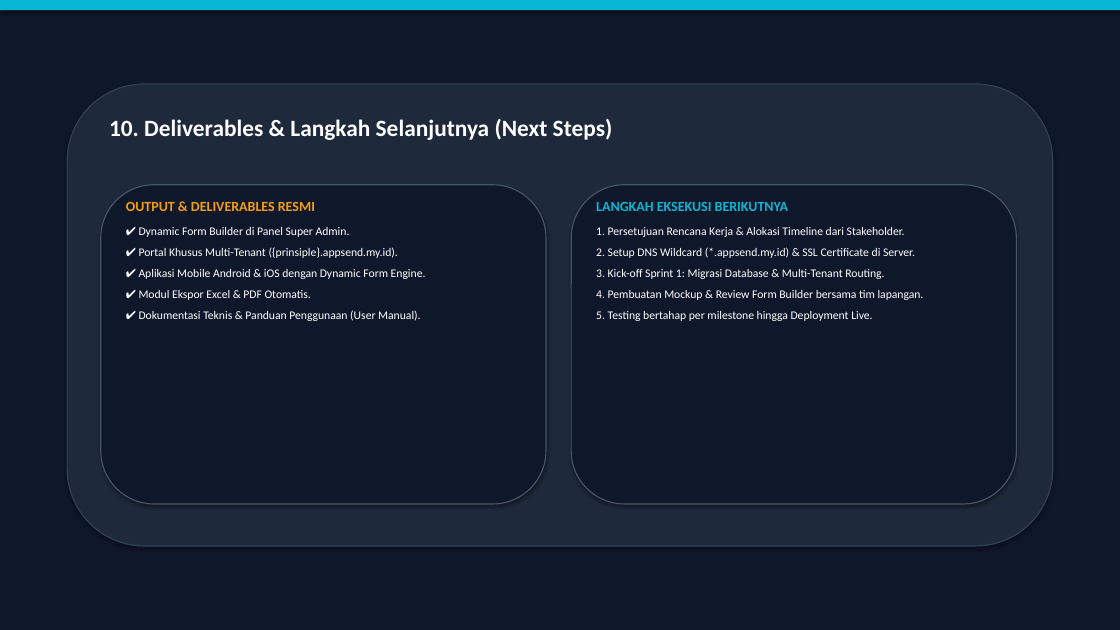
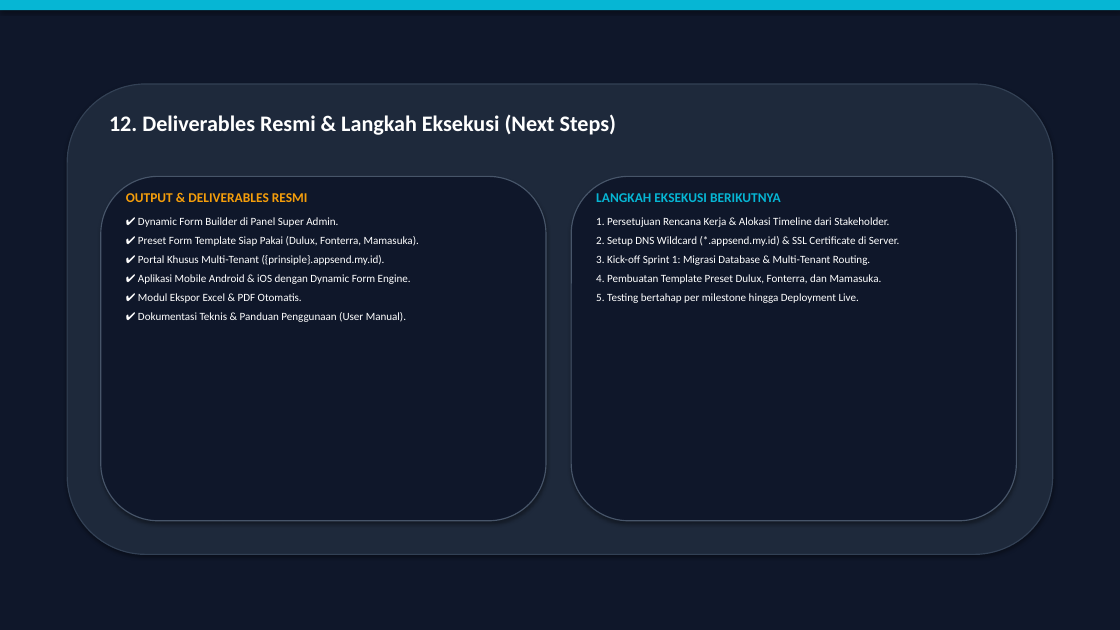
Before and after one commit to digitalgalery-dgsoft/attendaceesa, a slide deck: slide 13 of Plan_Reporting_Custom_Prinsiple_ESA.pptx (slide 11 before the commit). Drawn at 1120x630 pixels with LibreOffice and Linux fonts; fonts in the diff are those of the drawing. Boxes give left, top, right and bottom in pixels: in the first picture for what was removed or moved away, otherwise in the second. Text is boxed around its words. In the diff, an @@ line names an element or a change of style, - is before the commit and + after.

Commit message:
docs: Tambahkan studi kasus 3 prinsiple (Dulux, Fonterra, Mamasuka) ke presentasi PPTX

```diff
--- a/Plan_Reporting_Custom_Prinsiple_ESA.pptx
+++ b/Plan_Reporting_Custom_Prinsiple_ESA.pptx
@@ rounded rectangle resized from (x1=67, y1=84, x2=1053, y2=546) to (x1=67, y1=84, x2=1053, y2=555) @@
@@ text at (x1=109, y1=114, x2=616, y2=135): text changed; size 20 to 19 pt @@
-10. Deliverables & Langkah Selanjutnya (Next Steps)
+12. Deliverables Resmi & Langkah Eksekusi (Next Steps)
@@ rounded rectangle resized from (x1=101, y1=185, x2=546, y2=504) to (x1=101, y1=176, x2=546, y2=521) @@
@@ rounded rectangle resized from (x1=571, y1=185, x2=1017, y2=504) to (x1=571, y1=176, x2=1017, y2=521) @@
@@ text "OUTPUT & DELIVERABLES RESMI" moved from (x1=126, y1=202, x2=426, y2=321) to (x1=126, y1=193, x2=419, y2=322) @@
@@ text at (x1=126, y1=193, x2=411, y2=322): size 12 to 11.5 pt in "OUTPUT & DELIVERABLES RESMI"; size 10 to 9.5 pt in "✔ Dynamic Form Builder di Panel Super ...", "✔ Portal Khusus Multi-Tenant ({prinsiple}.appsend.my.id).", "✔ Aplikasi Mobile Android & iOS dengan ...", "✔ Modul Ekspor Excel & PDF Otomatis." and 1 more places; less space between paragraphs @@
@@ text "LANGKAH EKSEKUSI BERIKUTNYA" moved from (x1=596, y1=202, x2=924, y2=321) to (x1=596, y1=193, x2=899, y2=303) @@
@@ text at (x1=596, y1=193, x2=899, y2=303): size 12 to 11.5 pt in "LANGKAH EKSEKUSI BERIKUTNYA"; size 10 to 9.5 pt in "1. Persetujuan Rencana Kerja & Alokasi Timeline ...", "2. Setup DNS Wildcard (*.appsend.my.id) & SSL ...", "3. Kick-off Sprint 1: Migrasi Database & ...", "5. Testing bertahap per milestone hingga Deployment ..."; less space between paragraphs @@
@@ text at (x1=138, y1=236, x2=419, y2=246): paragraph added @@
+✔ Preset Form Template Siap Pakai (Dulux, Fonterra, Mamasuka).
@@ text at (x1=596, y1=274, x2=882, y2=284): text changed; size 10 to 9.5 pt @@
-4. Pembuatan Mockup & Review Form Builder bersama tim lapangan.
+4. Pembuatan Template Preset Dulux, Fonterra, dan Mamasuka.
```
Also in this commit, not shown: 10 other slides changed, 2 slides added, 2 other files.
